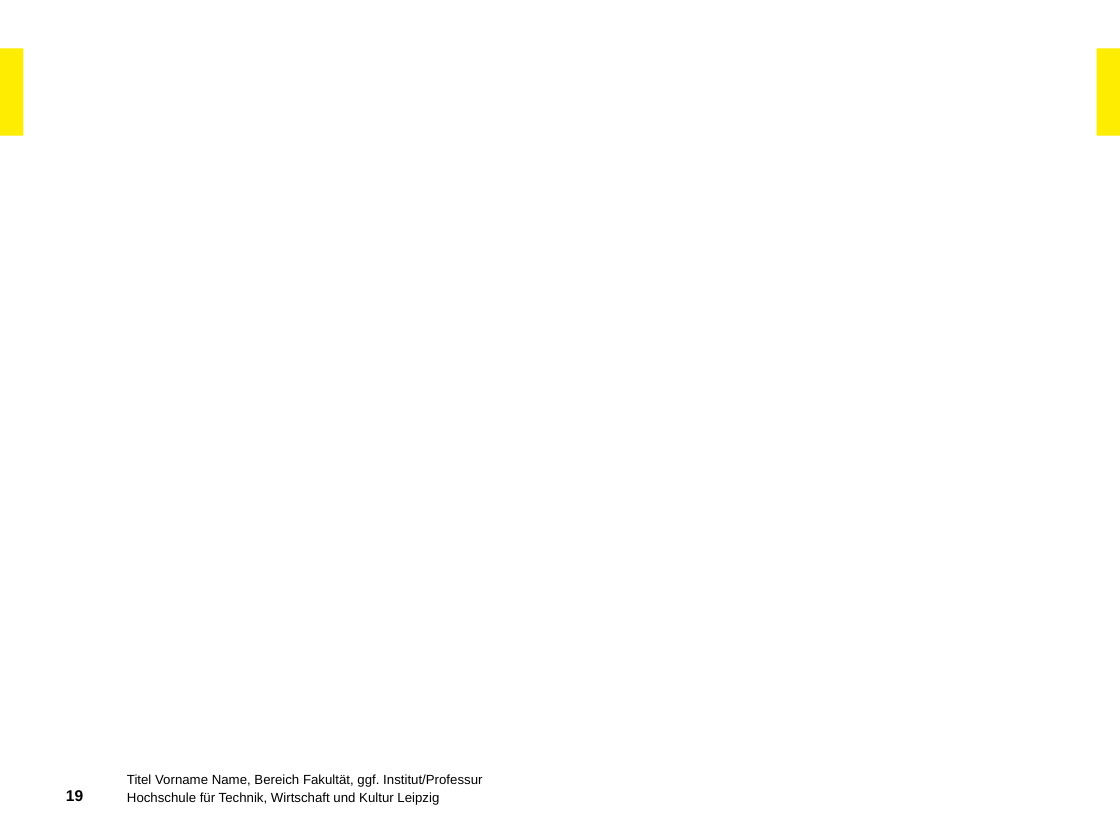
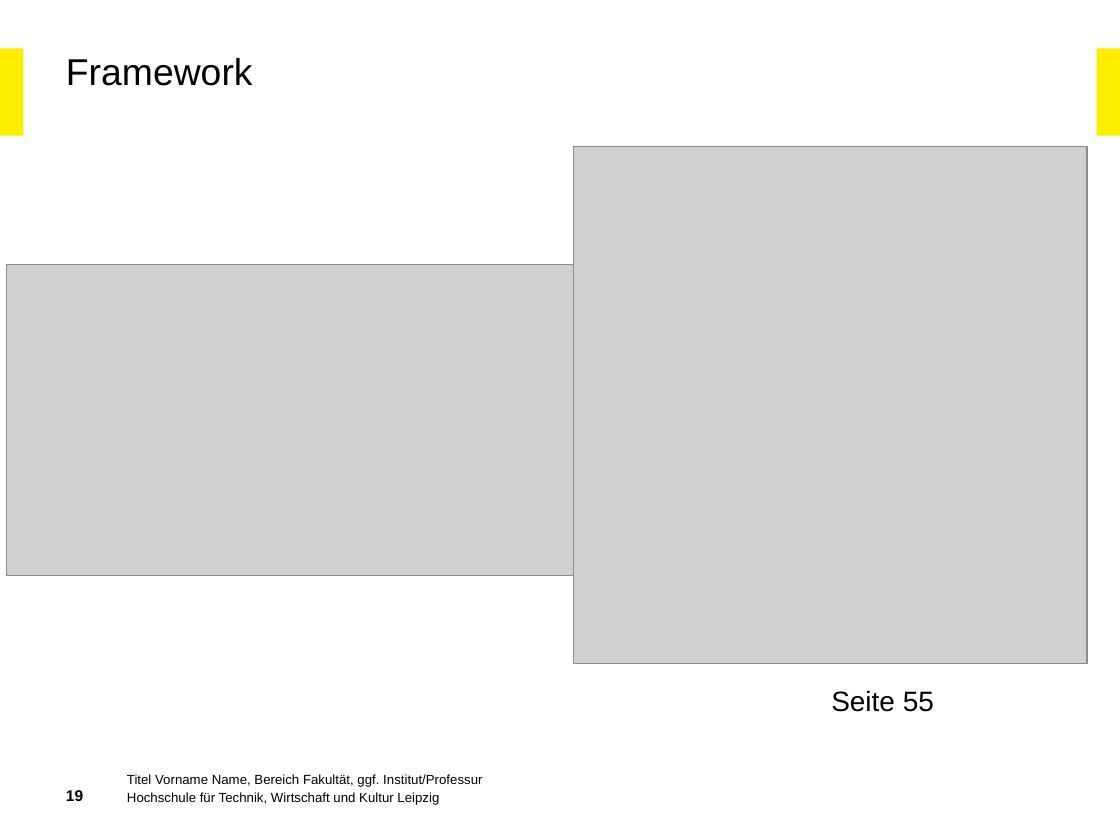
Before and after one commit to IvanAgibalov97/Praxisbericht, a slide deck: slide 19 of Architektur eines OCPP-Servers.pptx. Drawn at 1120x840 pixels with LibreOffice and Linux fonts; fonts in the diff are those of the drawing; grey boxes stand for pictures; background and template pictures are left out. Boxes give left, top, right and bottom in pixels: in the first picture for what was removed or moved away, otherwise in the second. Text is boxed around its words. In the diff, an @@ line names an element or a change of style, - is before the commit and + after.

```diff
--- a/Architektur eines OCPP-Servers.pptx
+++ b/Architektur eines OCPP-Servers.pptx
@@ title added at <box>66,58,253,86</box>, 24 pt, text #000000 @@
+Framework
@@ picture added at <box>573,147,1088,664</box> @@
@@ picture added at <box>7,264,573,575</box> @@
@@ text added at <box>831,690,934,712</box>, 18 pt, text #000000 @@
+Seite 55
```
Also in this commit, not shown: 15 other slides changed, 2 slides added, 1 slide removed.
